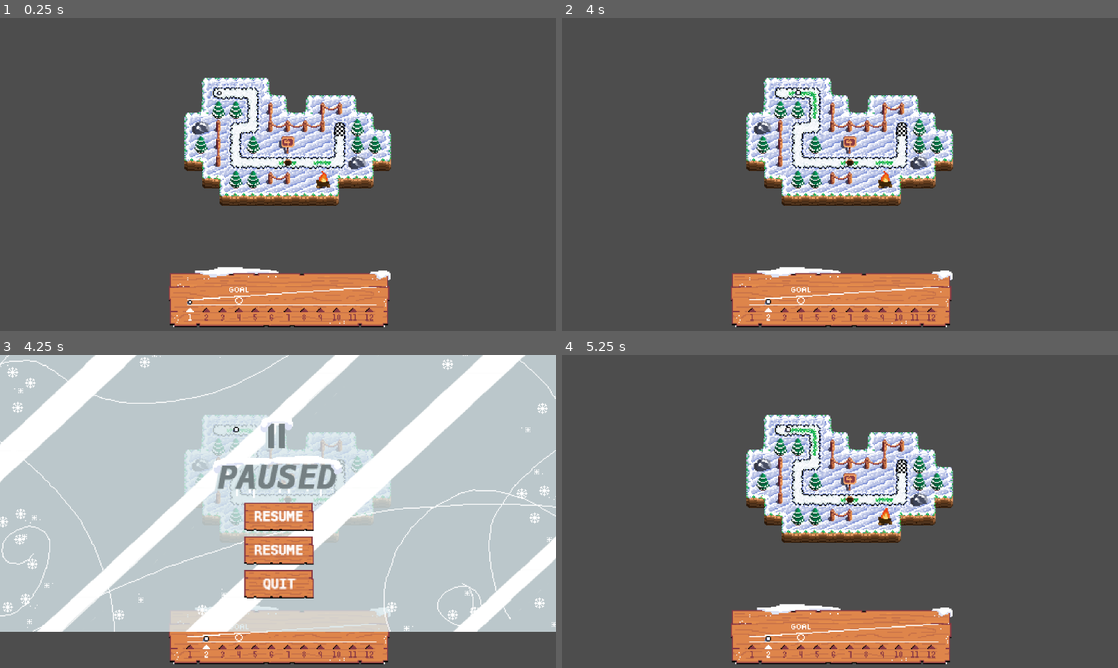
Above: before the commit, frames 1-4 (two rows, left to right).
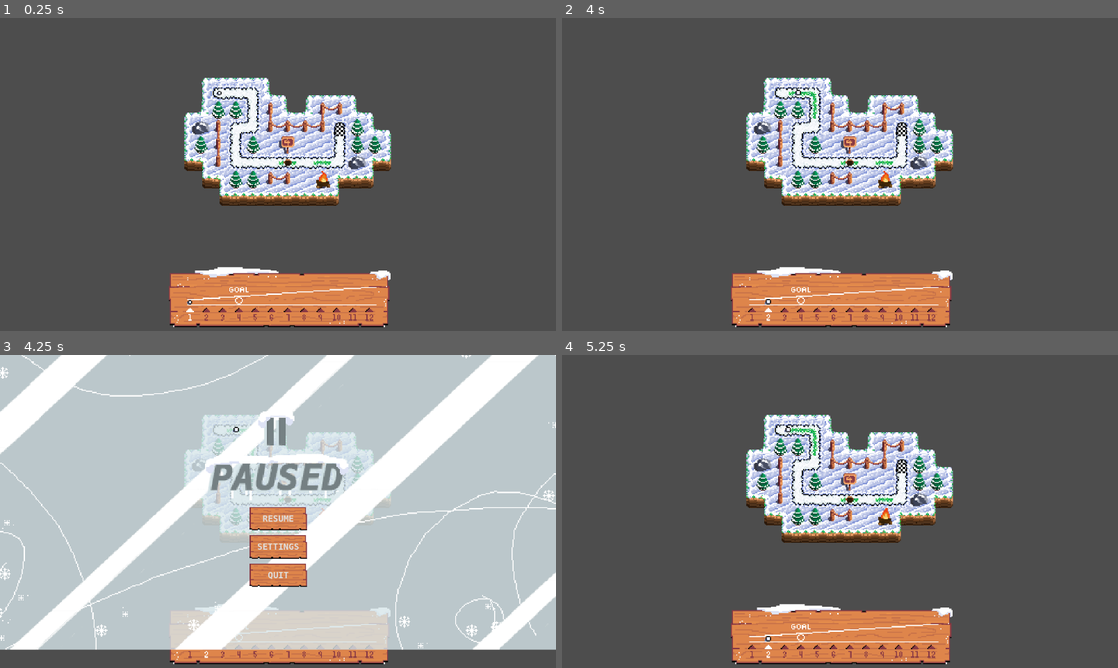
Above: after the commit, the same moments.

Repository: anthonyrvance/i3GJ2024
Game: Godot game, scene res://Levels/Level 4.tscn
Two runs of this game, one before a commit and one after it. Both use one fixed random seed, a clock stepped at 60 frames per second and the inputs below.
Inputs (mouse positions are in pixels of both pictures, inside the frame that each line leads up to):
- Up to frame 1 (0.25 s): no input
- Up to frame 2 (4 s): tap Enter at 0.5, 2, 3.5 s; hold Right (ui_right) 0.53-1.28 s; tap Space at 1.25, 2.75 s; hold Down (ui_down) 1.28-2.03 s; hold Right (ui_right) 2.03-2.78 s; hold Up (ui_up) 2.78-3.53 s; hold Left (ui_left) from 3.53 s (still down)
- Up to frame 3 (4.25 s): keep holding Left (ui_left); tap Escape (ui_cancel) at 4.15 s
- Up to frame 4 (5.25 s): release Left (ui_left) at 4.25 s; click (840, 517) at 4.25 s, where only the run after the commit has a clickable "RESUME"; tap Space at 5 s; hold Left (ui_left) from 5.03 s (still down)

Frames 1-2 are identical in both runs. In frame 3, 23% of the frame differs, in the area x 0-100%, y 0-95%; in frame 4, nothing differs.

Commit message:
buttons, font, menus

Diff:
--- a/Levels/MainMenu.tscn
+++ b/Levels/MainMenu.tscn
@@ -1,8 +1,9 @@
-[gd_scene load_steps=5 format=3 uid="uid://c154igygrp5ab"]
+[gd_scene load_steps=6 format=3 uid="uid://c154igygrp5ab"]
 
 [ext_resource type="Script" path="res://Scripts/UI/MainMenu.gd" id="1_eq7nq"]
 [ext_resource type="Texture2D" uid="uid://cd4jhiu7riw1p" path="res://Art/UI/Menu/start_screen-background.png" id="2_vuujb"]
-[ext_resource type="PackedScene" path="res://Prefabs/UI/FallingSnowMenu.tscn" id="4_dy8iw"]
+[ext_resource type="PackedScene" uid="uid://b5isiaiop758n" path="res://Prefabs/UI/MainButton.tscn" id="4_6m4e6"]
+[ext_resource type="PackedScene" uid="uid://r2wbmt3v5nvl" path="res://Prefabs/UI/FallingSnowMenu.tscn" id="4_dy8iw"]
 [ext_resource type="PackedScene" uid="uid://b11tulya8nmav" path="res://Prefabs/UI/VolumeSlider.tscn" id="5_11h5h"]
 
 [node name="Menu" type="Node2D"]
@@ -27,30 +28,29 @@
 anchor_top = 0.5
 anchor_right = 0.5
 anchor_bottom = 0.5
-offset_left = -75.0
-offset_top = 67.5
-offset_right = 75.0
-offset_bottom = 190.5
+offset_left = -59.0
+offset_top = 61.0
+offset_right = 91.0
+offset_bottom = 235.0
 grow_horizontal = 2
 grow_vertical = 2
+scale = Vector2(0.768914, 1)
 theme_override_constants/separation = 15
 
-[node name="StartButton" type="Button" parent="VBoxContainer"]
-custom_minimum_size = Vector2(150, 0)
+[node name="StartButton" parent="VBoxContainer" instance=ExtResource("4_6m4e6")]
 layout_mode = 2
-text = "Start"
+theme_override_font_sizes/font_size = 24
+text = "START"
 
-[node name="SettingsButton" type="Button" parent="VBoxContainer"]
-custom_minimum_size = Vector2(150, 0)
+[node name="SettingsButton" parent="VBoxContainer" instance=ExtResource("4_6m4e6")]
 layout_mode = 2
-text = "Settings
-"
+theme_override_font_sizes/font_size = 24
+text = "SETTINGS"
 
-[node name="QuitButton" type="Button" parent="VBoxContainer"]
-custom_minimum_size = Vector2(150, 0)
+[node name="QuitButton" parent="VBoxContainer" instance=ExtResource("4_6m4e6")]
 layout_mode = 2
-text = "Quit
-"
+theme_override_font_sizes/font_size = 24
+text = "QUIT"
 
 [node name="Falling Snow" parent="." instance=ExtResource("4_dy8iw")]
 position = Vector2(0, -324)
--- /dev/null
+++ b/Prefabs/UI/MainButton.tscn
@@ -0,0 +1,30 @@
+[gd_scene load_steps=8 format=3 uid="uid://b5isiaiop758n"]
+
+[ext_resource type="FontFile" uid="uid://haqm21t8axo3" path="res://Art/DejaVuSansMono-Bold.ttf" id="1_14qvu"]
+[ext_resource type="Texture2D" uid="uid://bqjwgfew3tj3a" path="res://Art/UI/Menu/Button/reg-button.png" id="2_2spa5"]
+[ext_resource type="Texture2D" uid="uid://bj1ahf6fm0an3" path="res://Art/UI/Menu/Button/reg-button-hover.png" id="3_gr7fp"]
+[ext_resource type="Texture2D" uid="uid://cljoo7og50jh0" path="res://Art/UI/Menu/Button/reg-button-active.png" id="4_bul01"]
+
+[sub_resource type="StyleBoxTexture" id="StyleBoxTexture_hidiy"]
+texture = ExtResource("2_2spa5")
+
+[sub_resource type="StyleBoxTexture" id="StyleBoxTexture_4ills"]
+texture = ExtResource("3_gr7fp")
+
+[sub_resource type="StyleBoxTexture" id="StyleBoxTexture_8u1ll"]
+texture = ExtResource("4_bul01")
+
+[node name="MainButton" type="Button"]
+custom_minimum_size = Vector2(118, 48)
+anchors_preset = 15
+anchor_right = 1.0
+anchor_bottom = 1.0
+grow_horizontal = 2
+grow_vertical = 2
+theme_override_fonts/font = ExtResource("1_14qvu")
+theme_override_font_sizes/font_size = 18
+theme_override_styles/normal = SubResource("StyleBoxTexture_hidiy")
+theme_override_styles/hover = SubResource("StyleBoxTexture_4ills")
+theme_override_styles/pressed = SubResource("StyleBoxTexture_8u1ll")
+text = "Button
+"
--- a/Prefabs/UI/PauseMenu.tscn
+++ b/Prefabs/UI/PauseMenu.tscn
@@ -1,19 +1,9 @@
-[gd_scene load_steps=9 format=3 uid="uid://dqmuf1r1nsn3g"]
+[gd_scene load_steps=5 format=3 uid="uid://dqmuf1r1nsn3g"]
 
 [ext_resource type="Script" path="res://Scripts/UI/PauseMenu.gd" id="1_10rxp"]
 [ext_resource type="Texture2D" uid="uid://bw0sp0aoxi0yw" path="res://Art/UI/Menu/PauseBackground.png" id="1_pn0k5"]
-[ext_resource type="Texture2D" uid="uid://bsb853tasxvsi" path="res://Art/UI/Menu/RESUME.png" id="2_shfhx"]
-[ext_resource type="Texture2D" uid="uid://cqmqxh6pgwso0" path="res://Art/UI/Menu/quit-button.png" id="4_ile03"]
-[ext_resource type="Texture2D" uid="uid://c22v48ow06dqc" path="res://Art/UI/Menu/quit-bg.png" id="5_twlnp"]
-
-[sub_resource type="StyleBoxTexture" id="StyleBoxTexture_y5owp"]
-texture = ExtResource("2_shfhx")
-
-[sub_resource type="StyleBoxTexture" id="StyleBoxTexture_4hpim"]
-texture = ExtResource("4_ile03")
-
-[sub_resource type="StyleBoxTexture" id="StyleBoxTexture_drayl"]
-texture = ExtResource("4_ile03")
+[ext_resource type="PackedScene" uid="uid://b5isiaiop758n" path="res://Prefabs/UI/MainButton.tscn" id="3_h5042"]
+[ext_resource type="Texture2D" uid="uid://dye05uvh7cqgy" path="res://Art/UI/Menu/quit-bg-new.png" id="4_mf1x0"]
 
 [node name="PauseMenu" type="Control"]
 layout_mode = 3
@@ -27,53 +17,52 @@
 [node name="Pause" type="Node2D" parent="."]
 
 [node name="PauseBackground" type="Sprite2D" parent="Pause"]
-scale = Vector2(0.9, 0.9)
 texture = ExtResource("1_pn0k5")
 
-[node name="ClosePauseMenuButton" type="Button" parent="Pause"]
-offset_left = -31.8
-offset_top = 27.3
-offset_right = 32.2
-offset_bottom = 53.3
-theme_override_styles/normal = SubResource("StyleBoxTexture_y5owp")
+[node name="VBoxContainer" type="VBoxContainer" parent="Pause/PauseBackground"]
+offset_left = -27.0
+offset_top = 31.0
+offset_right = 91.0
+offset_bottom = 195.0
+scale = Vector2(0.446923, 0.446923)
+theme_override_constants/separation = 10
 
-[node name="SettingsButton" type="Button" parent="Pause"]
-offset_left = -31.8
-offset_top = 58.3
-offset_right = 32.2
-offset_bottom = 84.3
-theme_override_styles/normal = SubResource("StyleBoxTexture_y5owp")
+[node name="ResumePlayButton" parent="Pause/PauseBackground/VBoxContainer" instance=ExtResource("3_h5042")]
+layout_mode = 2
+text = "RESUME"
 
-[node name="OpenQuitMenuButton" type="Button" parent="Pause"]
-offset_left = -31.8
-offset_top = 89.3
-offset_right = 32.2
-offset_bottom = 115.3
-theme_override_styles/normal = SubResource("StyleBoxTexture_4hpim")
+[node name="OpenSettingsButton" parent="Pause/PauseBackground/VBoxContainer" instance=ExtResource("3_h5042")]
+layout_mode = 2
+text = "SETTINGS"
+
+[node name="OpenExitMenuButton" parent="Pause/PauseBackground/VBoxContainer" instance=ExtResource("3_h5042")]
+layout_mode = 2
+text = "QUIT"
 
 [node name="Exit" type="Node2D" parent="."]
 visible = false
 
 [node name="ExitBackground" type="Sprite2D" parent="Exit"]
-scale = Vector2(0.9, 0.9)
-texture = ExtResource("5_twlnp")
+texture = ExtResource("4_mf1x0")
 
-[node name="CloseEscapeMenuButton" type="Button" parent="Exit"]
-offset_left = 5.2
-offset_top = 27.3
-offset_right = 69.2
-offset_bottom = 53.3
-theme_override_styles/normal = SubResource("StyleBoxTexture_y5owp")
+[node name="HBoxContainer" type="HBoxContainer" parent="Exit/ExitBackground"]
+offset_left = -64.0
+offset_top = 31.0
+offset_right = 222.0
+offset_bottom = 79.0
+scale = Vector2(0.446945, 0.446945)
+theme_override_constants/separation = 50
 
-[node name="QuitConfirmButton" type="Button" parent="Exit"]
-offset_left = -68.8
-offset_top = 27.3
-offset_right = -4.80001
-offset_bottom = 53.3
-theme_override_styles/normal = SubResource("StyleBoxTexture_drayl")
+[node name="QuitLevelButton" parent="Exit/ExitBackground/HBoxContainer" instance=ExtResource("3_h5042")]
+layout_mode = 2
+text = "QUIT"
 
-[connection signal="pressed" from="Pause/ClosePauseMenuButton" to="." method="_on_close_pause_menu_button_pressed"]
-[connection signal="pressed" from="Pause/SettingsButton" to="." method="_on_settings_button_pressed"]
-[connection signal="pressed" from="Pause/OpenQuitMenuButton" to="." method="_on_open_quit_menu_button_pressed"]
-[connection signal="pressed" from="Exit/CloseEscapeMenuButton" to="." method="_on_close_escape_menu_button_pressed"]
-[connection signal="pressed" from="Exit/QuitConfirmButton" to="." method="_on_quit_confirm_button_pressed"]
+[node name="ReturnButton" parent="Exit/ExitBackground/HBoxContainer" instance=ExtResource("3_h5042")]
+layout_mode = 2
+text = "RETURN"
+
+[connection signal="pressed" from="Pause/PauseBackground/VBoxContainer/ResumePlayButton" to="." method="_on_resume_play_button_pressed"]
+[connection signal="pressed" from="Pause/PauseBackground/VBoxContainer/OpenSettingsButton" to="." method="_on_open_settings_button_pressed"]
+[connection signal="pressed" from="Pause/PauseBackground/VBoxContainer/OpenExitMenuButton" to="." method="_on_open_exit_menu_button_pressed"]
+[connection signal="pressed" from="Exit/ExitBackground/HBoxContainer/QuitLevelButton" to="." method="_on_quit_level_button_pressed"]
+[connection signal="pressed" from="Exit/ExitBackground/HBoxContainer/ReturnButton" to="." method="_on_return_button_pressed"]
--- a/Scripts/UI/PauseMenu.gd
+++ b/Scripts/UI/PauseMenu.gd
@@ -1,22 +1,18 @@
 extends Control
 
-func _on_quit_confirm_button_pressed():
-	get_tree().change_scene_to_file("res://Levels/MainMenu.tscn")
-
-
-func _on_close_pause_menu_button_pressed():
+func _on_resume_play_button_pressed():
 	queue_free()
 
+func _on_open_settings_button_pressed():
+	print("make settings pls")
 
-func _on_settings_button_pressed():
-	pass # Replace with function body.
-
-
-func _on_open_quit_menu_button_pressed():
+func _on_open_exit_menu_button_pressed():
 	$Exit.visible = true
 	$Pause.visible = false
 
+func _on_quit_level_button_pressed():
+		get_tree().change_scene_to_file("res://Levels/MainMenu.tscn")
 
-func _on_close_escape_menu_button_pressed():
+func _on_return_button_pressed():
 	$Exit.visible = false
 	$Pause.visible = true
Binary file added: Art/DejaVuSansMono-Bold.ttf
Not shown, added: Art/DejaVuSansMono-Bold.ttf.import
Binary file added: Art/DejaVuSansMono.ttf
Not shown, added: Art/DejaVuSansMono.ttf.import
Binary file added: Art/UI/Menu/Button/reg-button-active.png
Not shown, added: Art/UI/Menu/Button/reg-button-active.png.import
Binary file added: Art/UI/Menu/Button/reg-button-hover.png
Not shown, added: Art/UI/Menu/Button/reg-button-hover.png.import
Binary file added: Art/UI/Menu/Button/reg-button.png
Not shown, added: Art/UI/Menu/Button/reg-button.png.import
Binary file added: Art/UI/Menu/quit-bg-new.png
Not shown, added: Art/UI/Menu/quit-bg-new.png.import
(and 2 more such lines)
